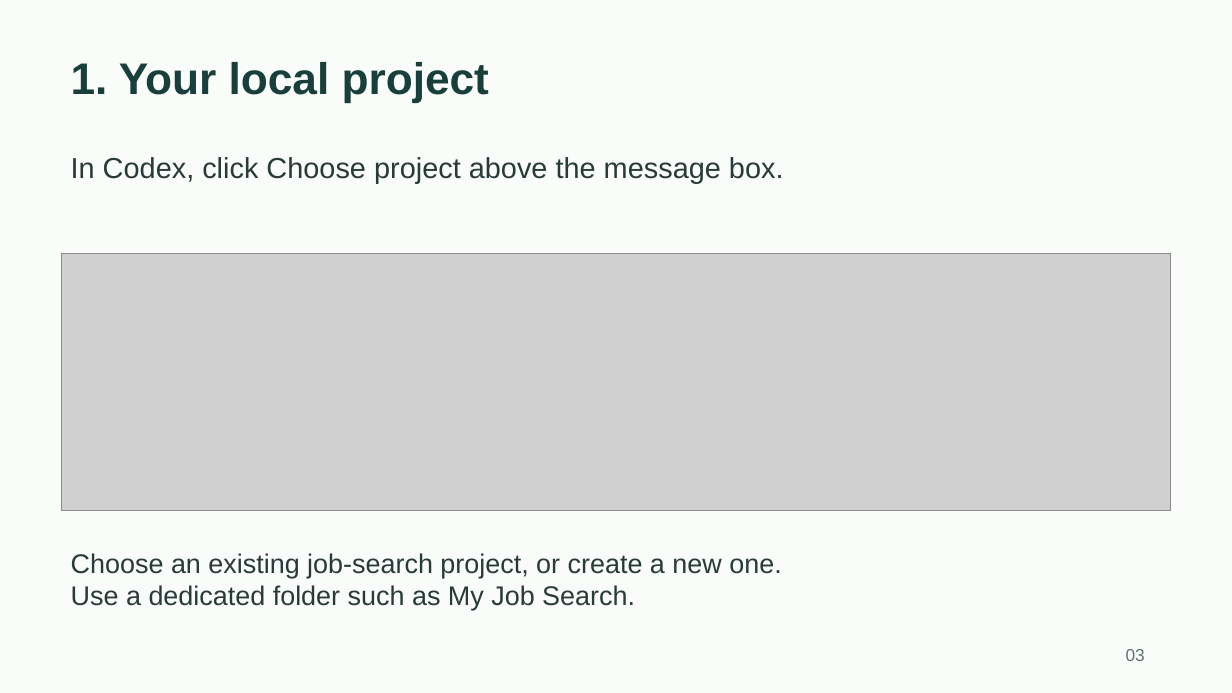
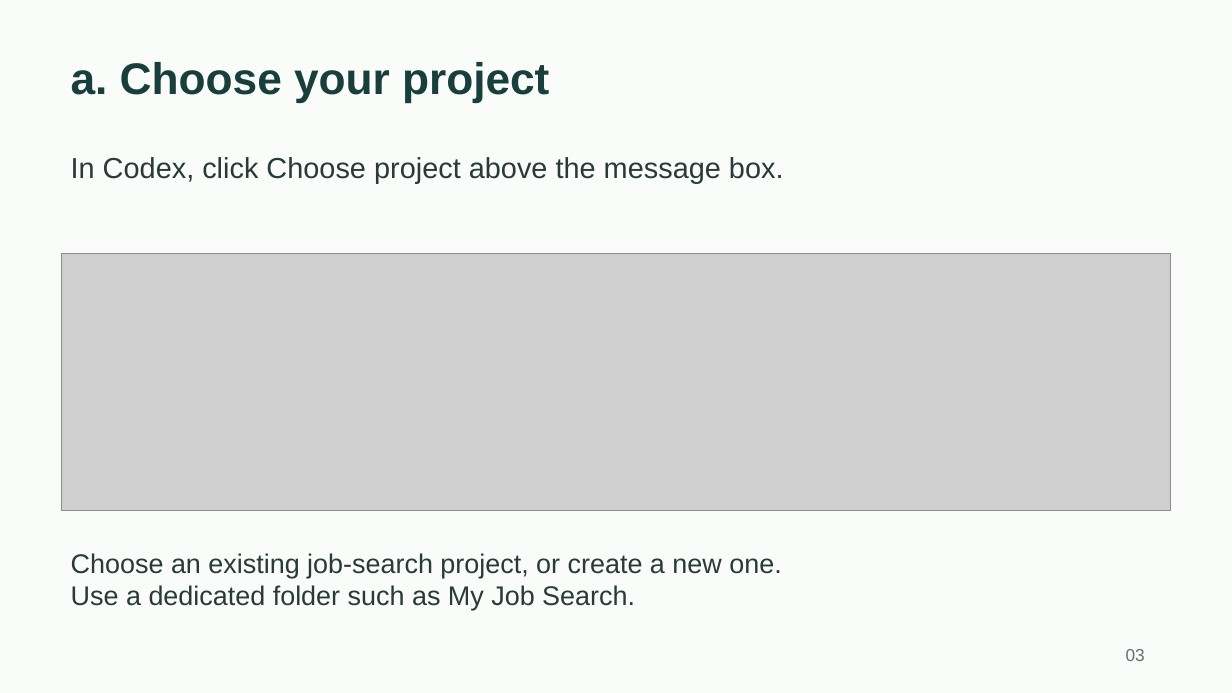
Before and after one commit to toughdave/job-search, a slide deck: slide 3 of docs/job-search-guide.pptx. Drawn at 1232x693 pixels with LibreOffice and Linux fonts; fonts in the diff are those of the drawing; grey boxes stand for pictures. Boxes give left, top, right and bottom in pixels: in the first picture for what was removed or moved away, otherwise in the second. Text is boxed around its words. In the diff, an @@ line names an element or a change of style, - is before the commit and + after.

```diff
--- a/docs/job-search-guide.pptx
+++ b/docs/job-search-guide.pptx
@@ text at [71,62,549,103]: text changed @@
-1. Your local project
+a. Choose your project
```
Also in this commit, not shown: 6 other slides changed, 1 slide added, 2 other files.
